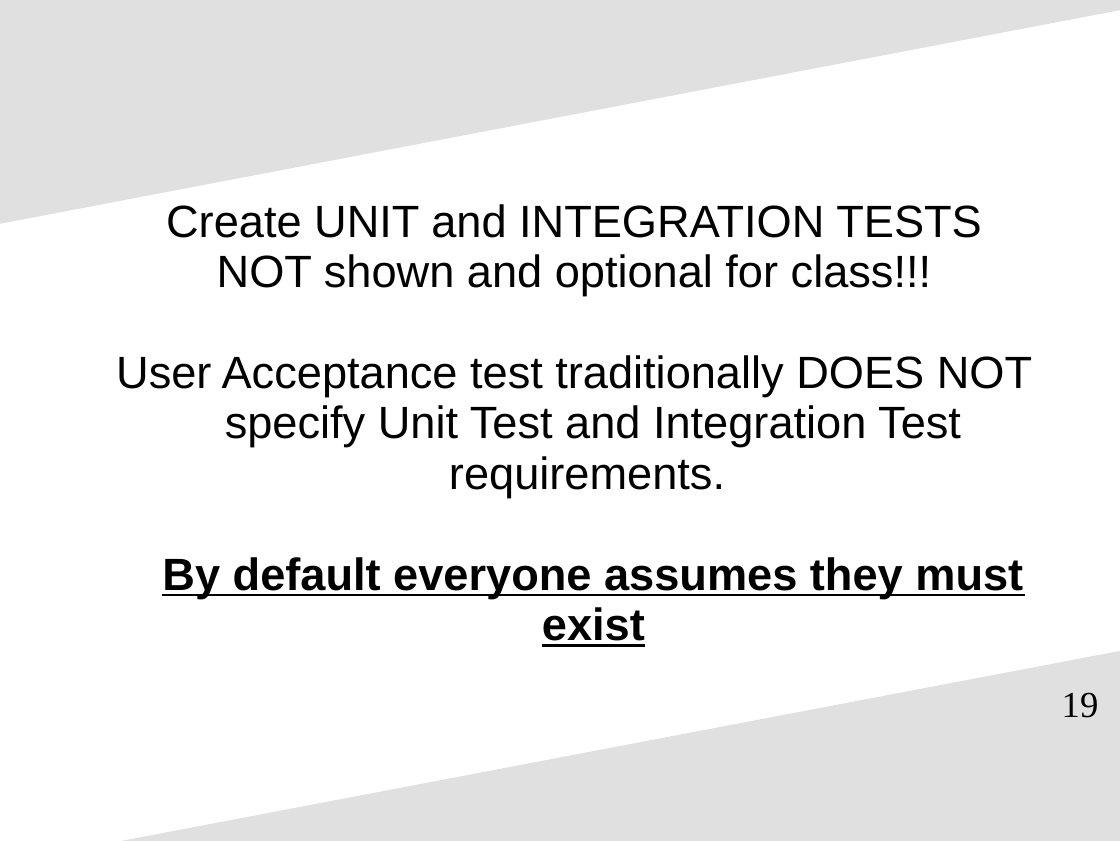
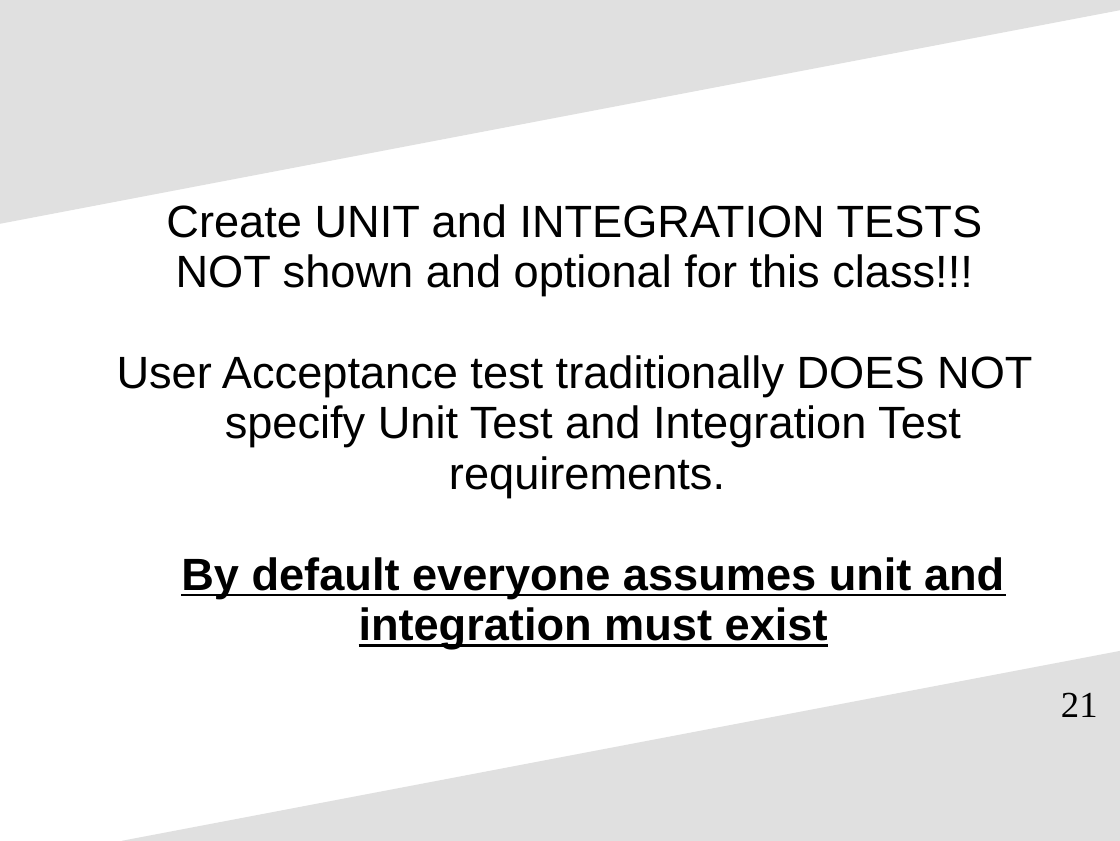
Before and after one commit to pcooke2002/accept_automated_behavior_dd, a slide deck: slide 21 of learning_agile_accept_auto_behavior_dd.ppt (slide 19 before the commit). Drawn at 1120x841 pixels with LibreOffice and Linux fonts; fonts in the diff are those of the drawing. Boxes give left, top, right and bottom in pixels: in the first picture for what was removed or moved away, otherwise in the second. Text is boxed around its words. In the diff, an @@ line names an element or a change of style, - is before the commit and + after.

```diff
--- a/learning_agile_accept_auto_behavior_dd.ppt
+++ b/learning_agile_accept_auto_behavior_dd.ppt
@@ text at box(176, 254, 972, 296): text changed @@
-NOT shown and optional for class!!!
+NOT shown and optional for this class!!!
@@ text at box(181, 557, 1004, 649): text changed @@
-By default everyone assumes they must exist
+By default everyone assumes unit and integration must exist
@@ page number at box(1061, 692, 1098, 717): text changed @@
-19
+21
```
Also in this commit, not shown: 9 other slides changed, 13 slides added, 9 slides removed.
